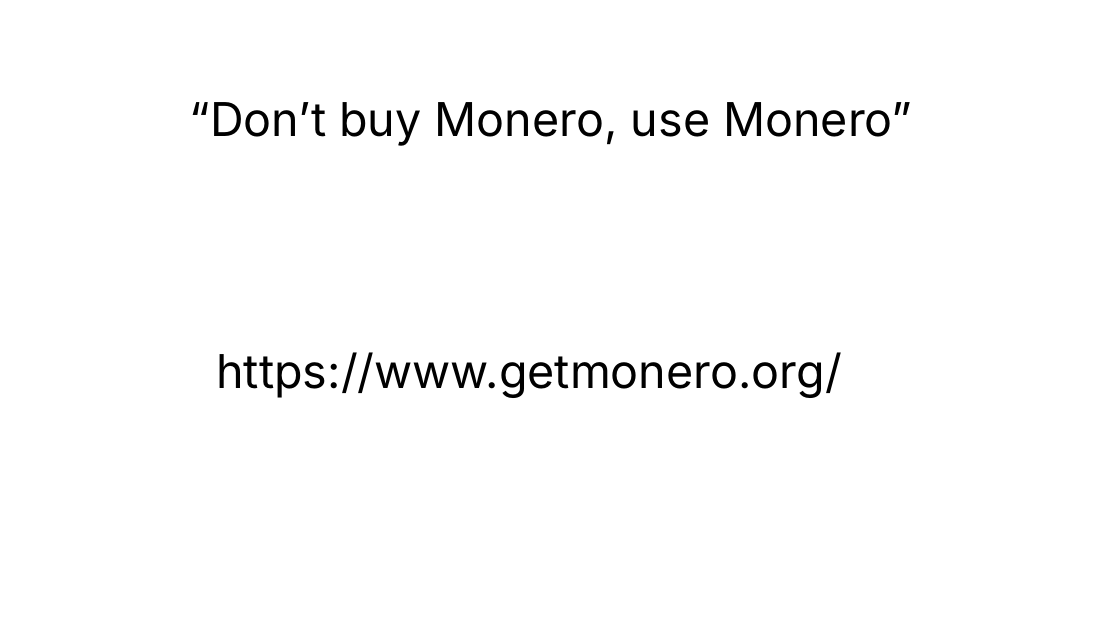
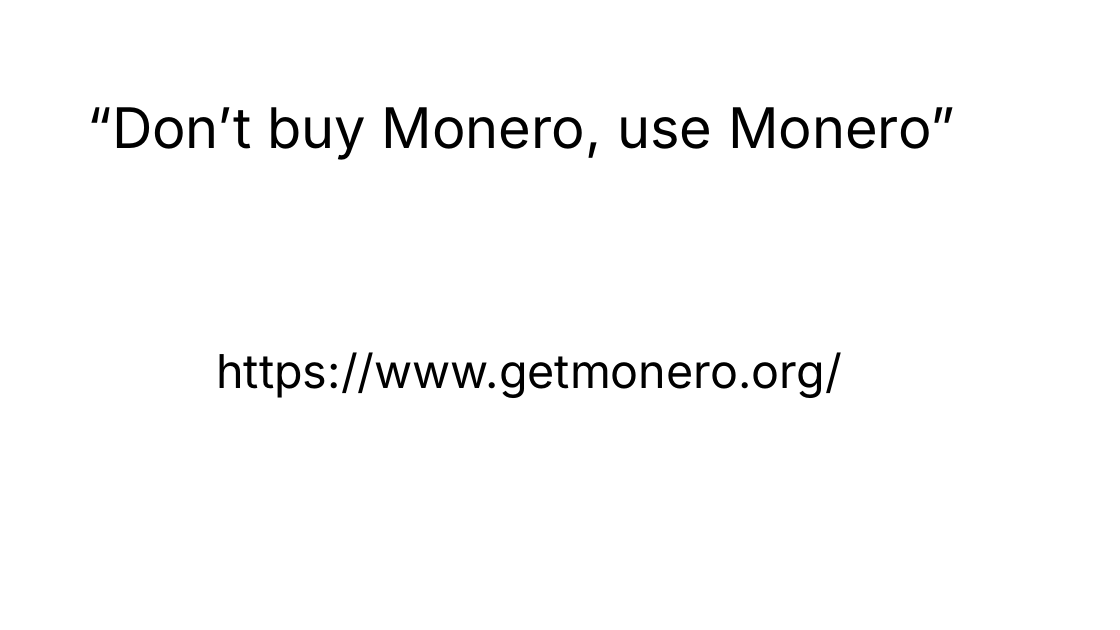
Before and after one commit to sanastojanovic/RID, a slide deck: slide 14 of rid_2026_seminarski/mi21126_Aleksandar_Stojcic/Monero kao kriptovaluta.pptx (slide 13 before the commit). Drawn at 1120x630 pixels with LibreOffice and Linux fonts; fonts in the diff are those of the drawing; background and template pictures are left out. Boxes give left, top, right and bottom in pixels: in the first picture for what was removed or moved away, otherwise in the second. Text is boxed around its words. In the diff, an @@ line names an element or a change of style, - is before the commit and + after.

```diff
--- a/rid_2026_seminarski/mi21126_Aleksandar_Stojcic/Monero kao kriptovaluta.pptx
+++ b/rid_2026_seminarski/mi21126_Aleksandar_Stojcic/Monero kao kriptovaluta.pptx
@@ text "“Don’t buy Monero, use Monero”": place and size @@
-text "“Don’t buy Monero, use Monero”" at [190,102,912,146]
+text "“Don’t buy Monero, use Monero”" at [87,107,955,160]
@@ text "“Don’t buy Monero, use Monero”" at [87,107,955,160]: size 40 to 48 pt @@
```
Also in this commit, not shown: 1 other slide changed, 1 slide added, 1 other file.
